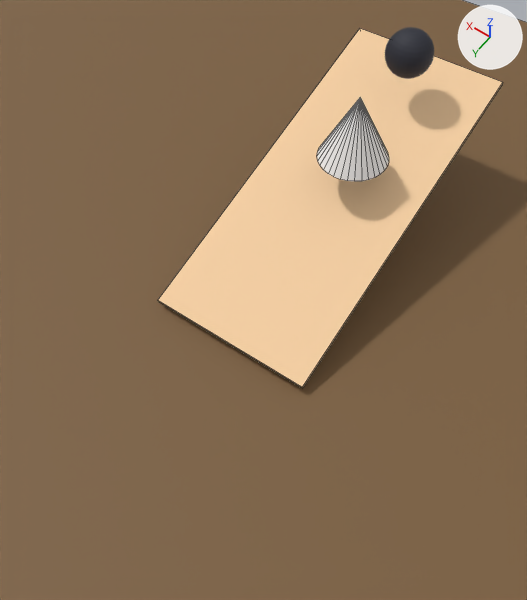
One commit to the FBX model android/assets/entities/testScene/testScene.fbx: the scene before it, then after it.
Both versions are drawn from a 50 mm lens placed at (-2.43, 0.8, 4.33), pointed at (-0.43, -1.99, -0.06). Lighting does not change. The marker at upper right points along +X, +Y and +Z. Mesh edges are drawn as thin lines on the coarser meshes. Where no turn or scale is listed for an object, it has been applied to the vertices.

Names of what the first picture shows: 'cone_model', 'floor_model', 'ramp_model', 'sphere_model'.
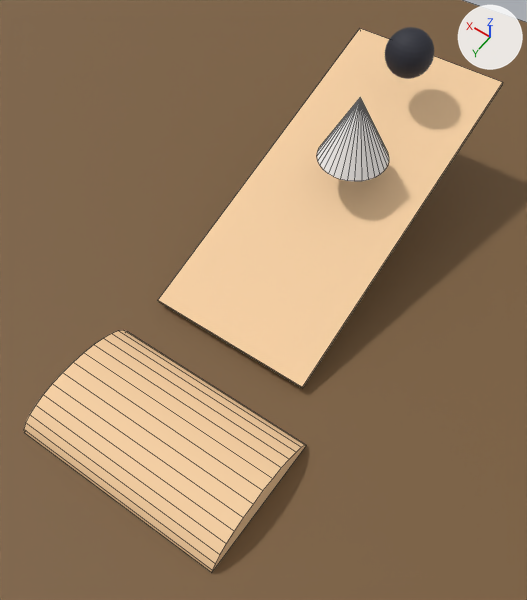
Edits to the bpy script that builds the scene:
```text
Add me_bump_model:
    me_bump_model.from_pydata(...)  # 32 vertices, 18 faces; spans x -0.87..0.87, y -0.56..0.56, z 0.03..0.26
    me_bump_model.materials.append(mat_material)  # beige #f7d0a1
Add ob_bump_model:
    ob_bump_model = bpy.data.objects.new('bump_model', me_bump_model)
    ob_bump_model.location = (-0.396, -0.805, -0.524)
```

What differs and where, as boxes [x1, y1, x2, y2] in the pictures (527 x 600 px):
'bump_model', added (beige): after [24, 330, 306, 572]
